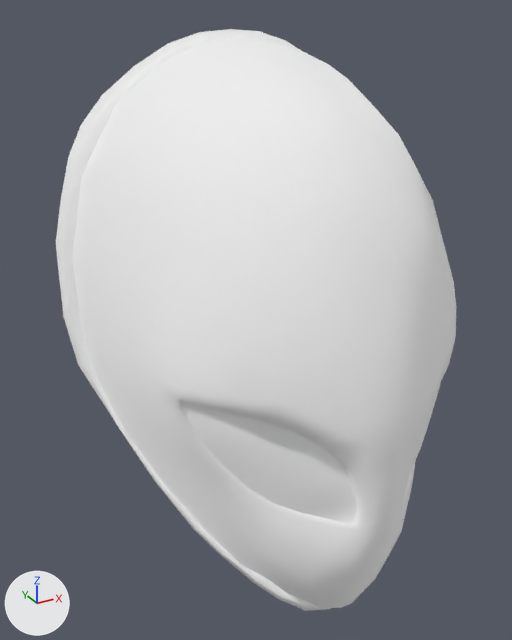
The glTF model public/models/msk_alienware.gltf: old version first, new version second.
Before and after are seen from a camera (50 mm lens) standing at (-0.172, -0.357, 0.232) and looking at (-0.017, -0.075, 0.091). Lighting does not change. The marker at lower left points along +X, +Y and +Z. Where no turn or scale is listed for an object, it has been applied to the vertices.

In view in the first picture: '1652340171247379845'.
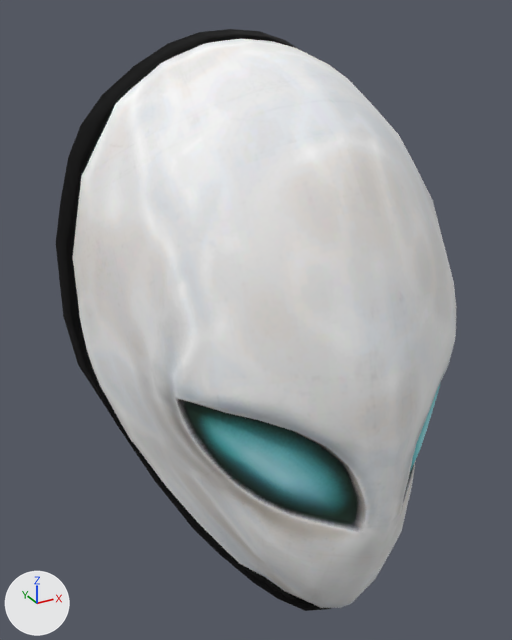
Location of each change, (x1, y1, x2, y2) in pixels of the pictures (512 x 640 px):
'1652340171247379845', recoloured (white to grey)
    both: (56, 29, 451, 611)

The change, as a list of edits to the scene's bpy script:
```text
Add img_alienware_dfa:
    img_alienware_dfa = load_image('alienware_dfa', 'alienware_dfa.png', 512, 512, 'Non-Color')
Add img_alienware_df:
    img_alienware_df = load_image('alienware_df', 'alienware_df.png', 512, 512, 'sRGB')
Add img_alienware_nm:
    img_alienware_nm = load_image('alienware_nm', 'alienware_nm.png', 512, 512, 'Non-Color')
Add mat_14804691483393916889:
    mat_14804691483393916889 = bpy.data.materials.new('14804691483393916889')
    # uses the picture img_alienware_df
    # uses the picture img_alienware_dfa
    # uses the picture img_alienware_nm
Change me_1652340171247379845_002:
    where me_1652340171247379845_002.from_pydata(...)  # 521 vertices, 942 faces; spans x -0.098..0.098, y -0.077..0.077, z -0.142..0.142
    remove me_1652340171247379845_002.materials.append(mat_14804691483393916889_002)  # white #ffffff
    add me_1652340171247379845_002.materials.append(mat_14804691483393916889)
```
